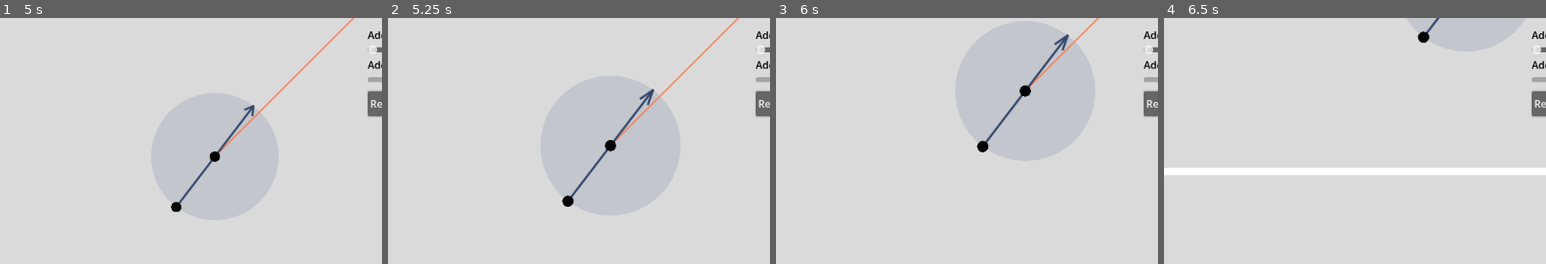
Above: before the commit, frames 1-4 (left to right).
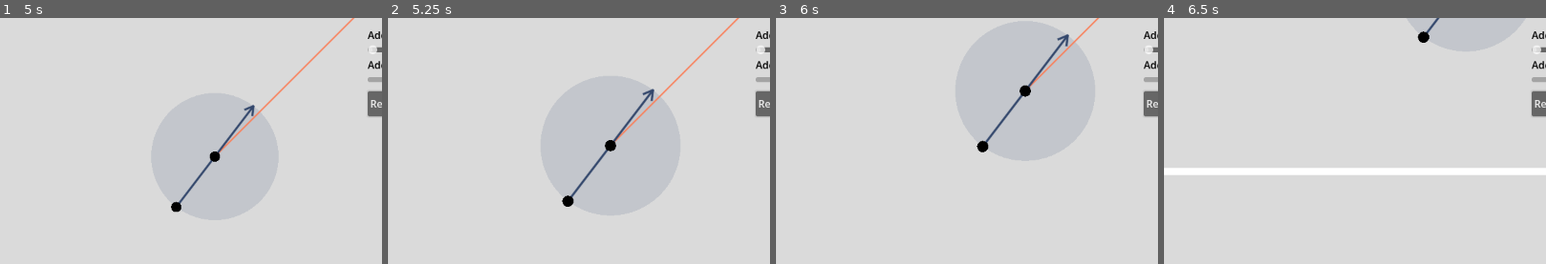
Above: after the commit, the same moments.

Repository: sihlecodes/projectile-motion-simulation
Game: Godot game, scene res://Main.tscn
Same seed, same stepped clock (60 frames per second), same inputs: the game is played once before the commit and once after it.
Inputs (mouse positions are % of the whole screen's width and height, from its top left):
- Up to frame 1 (5 s): click "Clear points" at 0.5 s; click "Clear points" at 1.25 s; click "Clear points" at 2 s; click "Reset position" at 2.75 s; drag from (50, 50) to (60, 28) at 3.52 s; drag from (68, 33) to (45, 71) at 4.27 s
- Up to frame 2 (5.25 s): move the mouse to (89, 11) at 5.02 s; hold Mouse wheel up (zoom_in) from 5.03 s (still down); click (89, 11) at 5.17 s
- Up to frame 3 (6 s): release Mouse wheel up (zoom_in) at 5.75 s; drag from (45, 71) to (55, 37) at 5.77 s
- Up to frame 4 (6.5 s): no input
The pictures show only the part of the screen within x 32-82%, y 0-50%; the shares and areas given below are measured in that part.

Frame 1 is identical in both runs. In frame 2, 0.1% of the frame differs, in the area x 65-70%, y 29-36%; in frame 3, 0.1%, in the area x 72-77%, y 6-14%; in frame 4, nothing differs.

Commit message:
Fixed vector head zoom bug

Diff:
--- a/source/PathRenderer.gd
+++ b/source/PathRenderer.gd
@@ -62,7 +62,8 @@
 
 func draw_vector_head(vector: Vector2, color: Color):
 	var get_part: = func(angle: float):
-		return Camera.unproject_vector(vector - (Vector2.RIGHT * VECTOR_HEAD_LENGTH).rotated(vector.angle() - angle/2))
+#		return Camera.unproject_vector(vector - (Vector2.RIGHT * VECTOR_HEAD_LENGTH).rotated(vector.angle() - angle/2))
+		return vector - (Vector2.RIGHT * VECTOR_HEAD_LENGTH).rotated(vector.angle() - angle/2)
 
 	var zoom_independent_width: = Camera.unproject(VECTOR_LINE_WIDTH)
 
